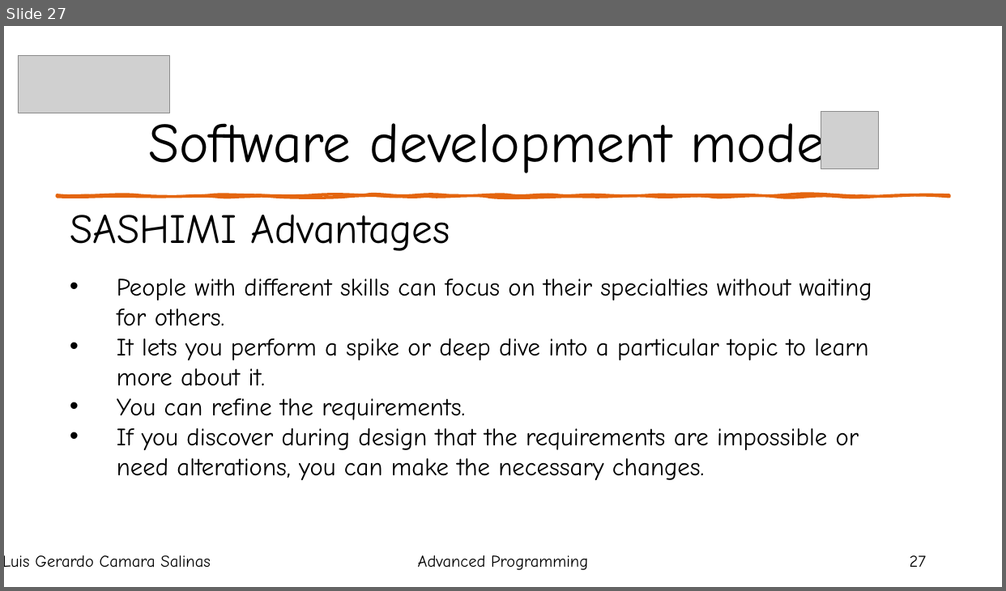
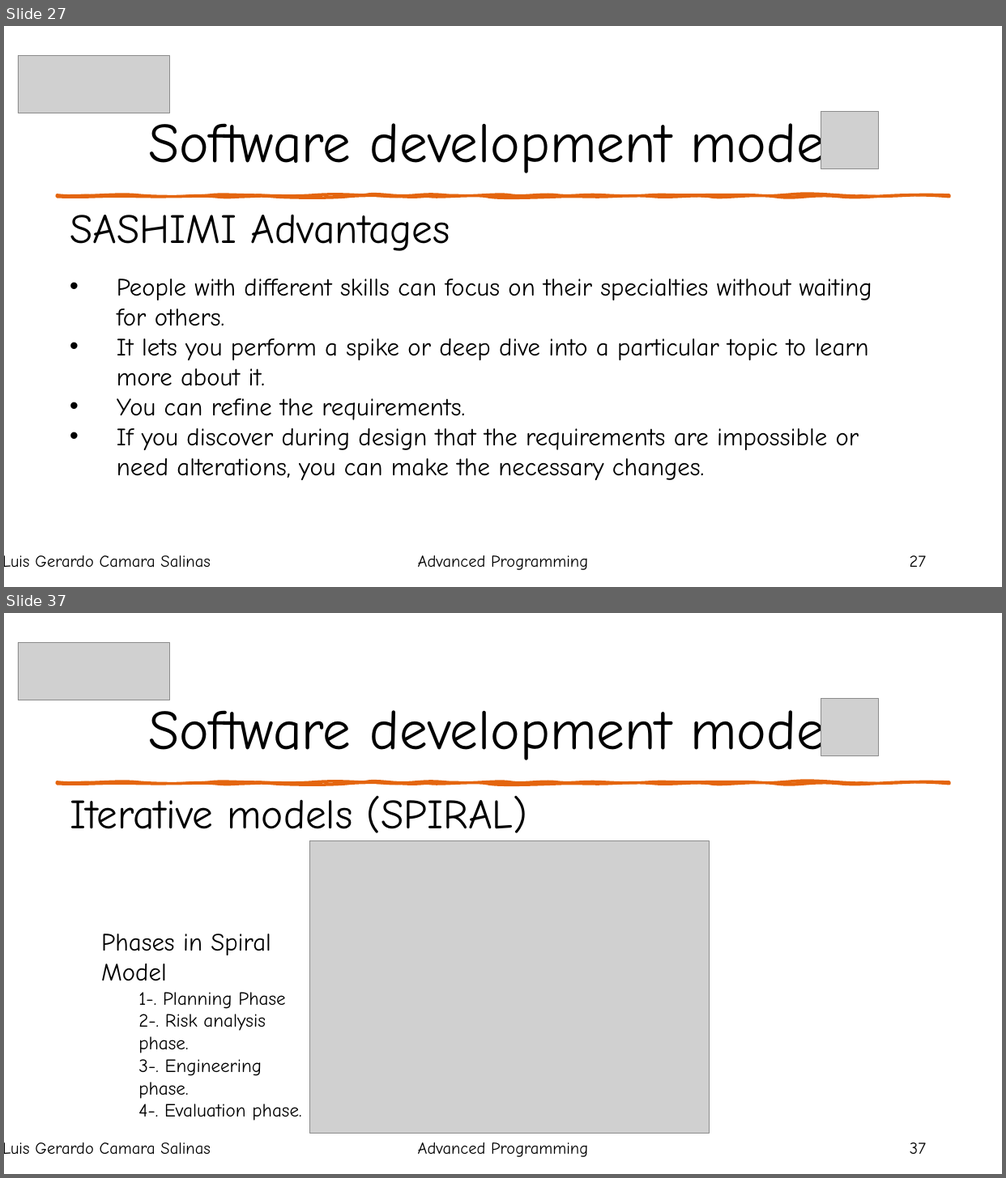
Before and after one commit to LuisGerar321/AdvancedProgramming, a slide deck: Unit1/Course.pptx. Shown one above the other, each under a label of ours: slide 27 before the commit, slides 27 and 37 after it; the slides between them are not shown. The pictures are 1006x591 and 1006x1178 pixels, drawn with LibreOffice and Linux fonts; fonts in the diff are those of the drawing; grey boxes stand for pictures. Boxes give left, top, right and bottom in pixels: in the first picture for what was removed or moved away, otherwise in the second. Text is boxed around its words. In the diff, an @@ line names an element or a change of style, - is before the commit and + after.

```diff
--- a/Unit1/Course.pptx
+++ b/Unit1/Course.pptx
@@ slide 37 added at box(4, 613, 1002, 1174), background #FFFFFF; not listed: 1 template element that a slide beside it also shows @@
@@ picture added at box(19, 643, 170, 700) @@
@@ title added at box(148, 701, 860, 760), 54 pt, text #000000 @@
+Software development models
@@ picture added at box(821, 699, 879, 756) @@
@@ text added at box(70, 796, 528, 842), 40 pt, text #000000 @@
+Iterative models (SPIRAL)
@@ picture added at box(310, 841, 710, 1133) @@
@@ text added at box(101, 934, 301, 1121), 18 pt, text #000000 @@
+Phases in Spiral Model
+  1-. Planning Phase
+  2-. Risk analysis phase.
+  3-. Engineering phase.
+  4-. Evaluation phase.
@@ text added at box(4, 1143, 210, 1155), 16 pt, text #000000 @@
+Luis Gerardo Camara Salinas
@@ text added at box(418, 1143, 588, 1157), 16 pt, text #000000 @@
+Advanced Programming
@@ page number added at box(910, 1143, 926, 1154), 16 pt, text #000000 @@
+37
```
Also in this commit, not shown: 15 other slides added, 1 slide removed, 7 other files.
